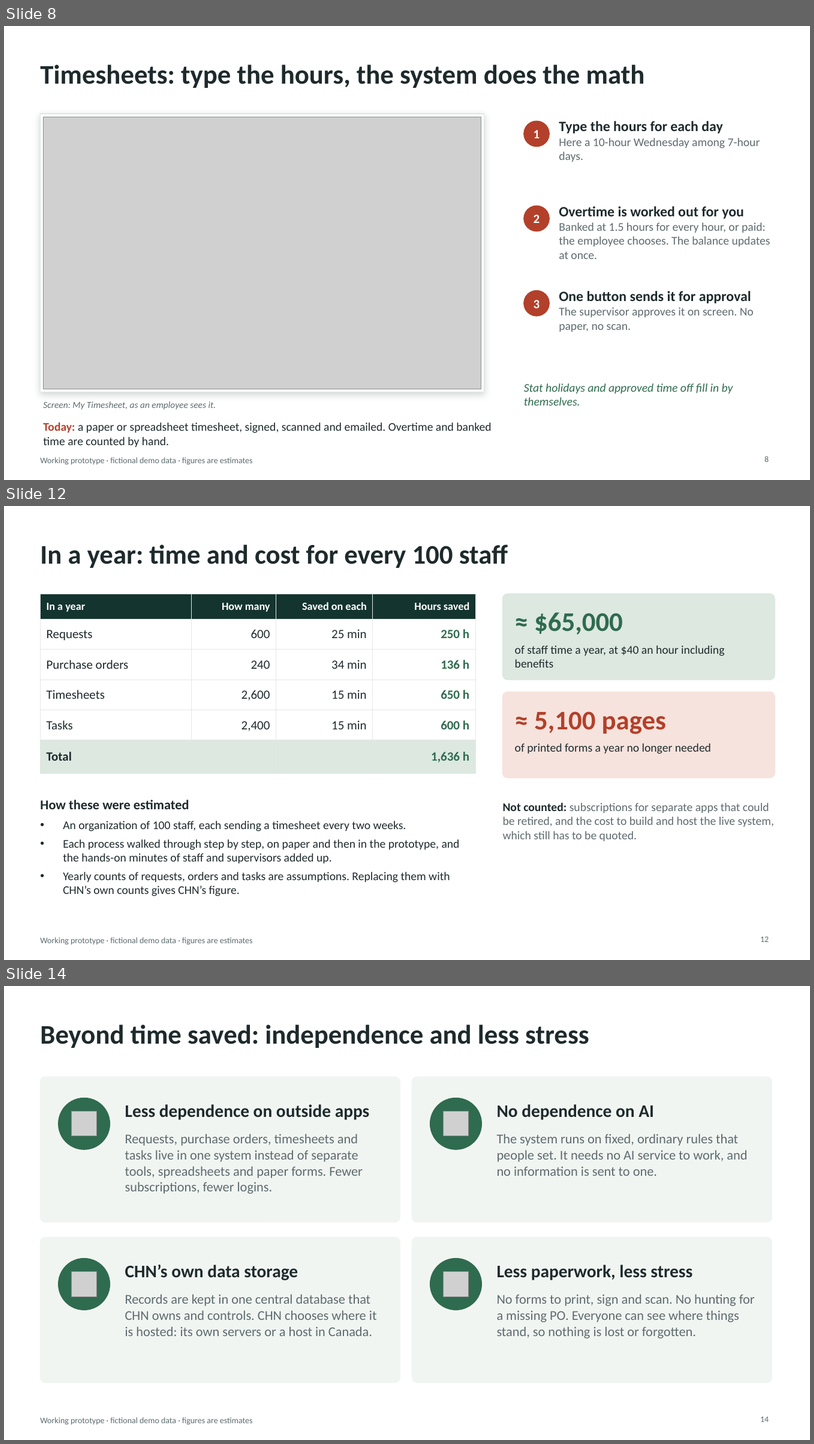
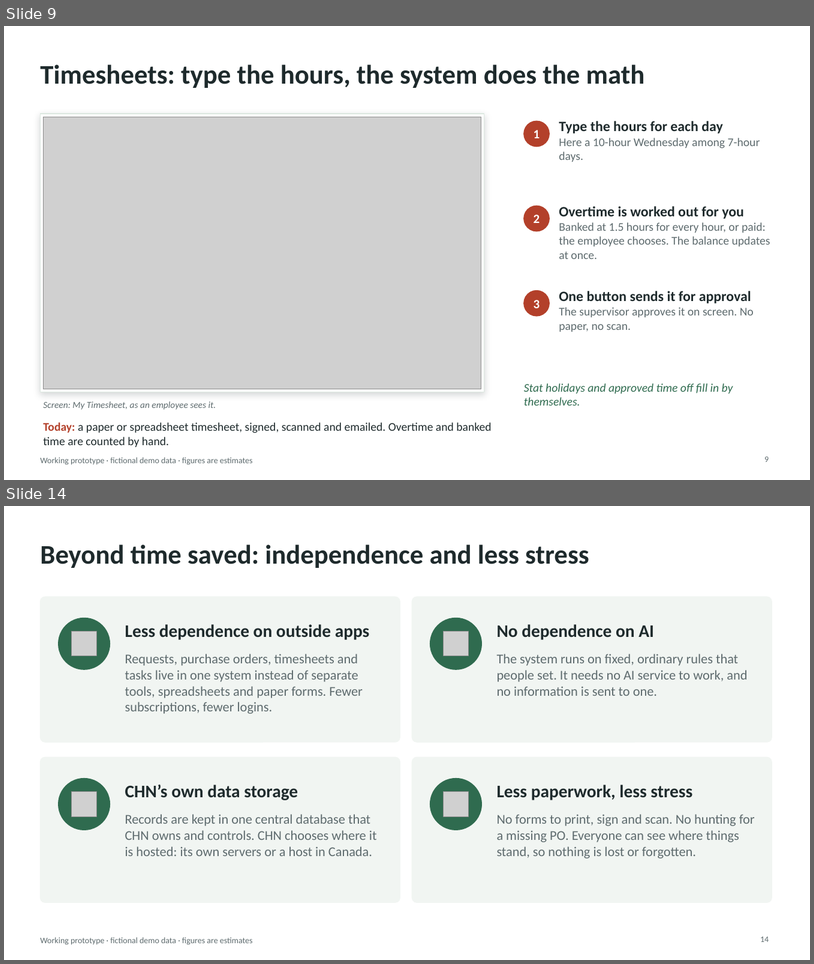
Before and after one commit to AndalibOlee/Portfolio, a slide deck: demo-platform/docs/DEMO_Executive_Presentation.pptx. Shown one above the other, each under a label of ours: slides 8, 12 and 14 before the commit, slides 9 and 14 after it; the slides between them are not shown. The pictures are 814x1444 and 814x964 pixels, drawn with LibreOffice and Linux fonts; fonts in the diff are those of the drawing; grey boxes stand for pictures. Boxes give left, top, right and bottom in pixels: in the first picture for what was removed or moved away, otherwise in the second. Text is boxed around its words. In the diff, an @@ line names an element or a change of style, - is before the commit and + after.

```diff
--- a/demo-platform/docs/DEMO_Executive_Presentation.pptx
+++ b/demo-platform/docs/DEMO_Executive_Presentation.pptx
@@ slide 12 removed at (4, 506, 810, 960), background #FFFFFF; not listed: 1 template element that a slide beside it also shows @@
@@ title removed at (40, 544, 508, 568) @@
-In a year: time and cost for every 100 staff
@@ table removed at (40, 594, 476, 765), 6 rows, 4 columns @@
-In a year | How many | Saved on each | Hours saved
-Requests | 600 | 25 min | 250 h
-Purchase orders | 240 | 34 min | 136 h
-Timesheets | 2,600 | 15 min | 650 h
-Tasks | 2,400 | 15 min | 600 h
-Total |  |  | 1,636 h
@@ rounded rectangle removed at (503, 594, 776, 679) @@
@@ text removed at (534, 612, 623, 634) @@
-≈ $65,000
@@ text removed at (515, 645, 725, 667) @@
-of staff time a year, at $40 an hour including benefits
@@ rounded rectangle removed at (503, 692, 776, 778) @@
@@ text removed at (534, 711, 666, 734) @@
-≈ 5,100 pages
@@ text removed at (515, 743, 711, 754) @@
-of printed forms a year no longer needed
@@ text removed at (40, 799, 189, 809) @@
-How these were estimated
@@ text removed at (503, 802, 774, 841) @@
-Not counted: subscriptions for separate apps that could be retired, and the cost to build and host the live system, which still has to be quoted.
@@ text removed at (63, 820, 460, 896) @@
-• An organization of 100 staff, each sending a timesheet every two weeks.
-• Each process walked through step by step, on paper and then in the prototype, and the hands-on minutes of staff and supervisors added up.
-• Yearly counts of requests, orders and tasks are assumptions. Replacing them with CHN’s own counts gives CHN’s figure.
@@ page number removed at (761, 936, 769, 942) @@
-12
@@ what was slide 8 is now slide 9 @@
@@ page number at (765, 456, 769, 462): text changed @@
-8
+9
```
Also in this commit, not shown: 9 slides changed, 1 slide added, 13 other files.
